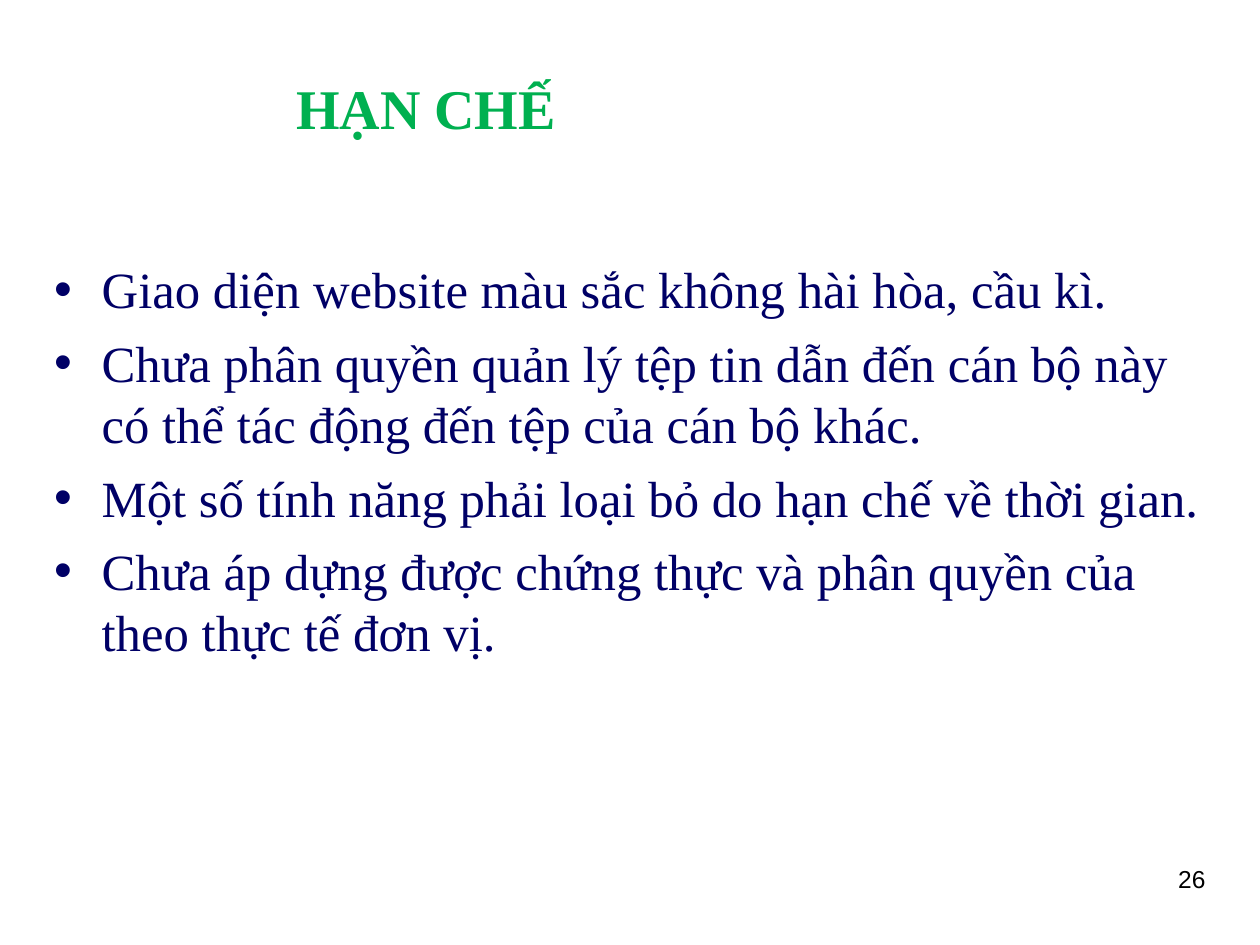
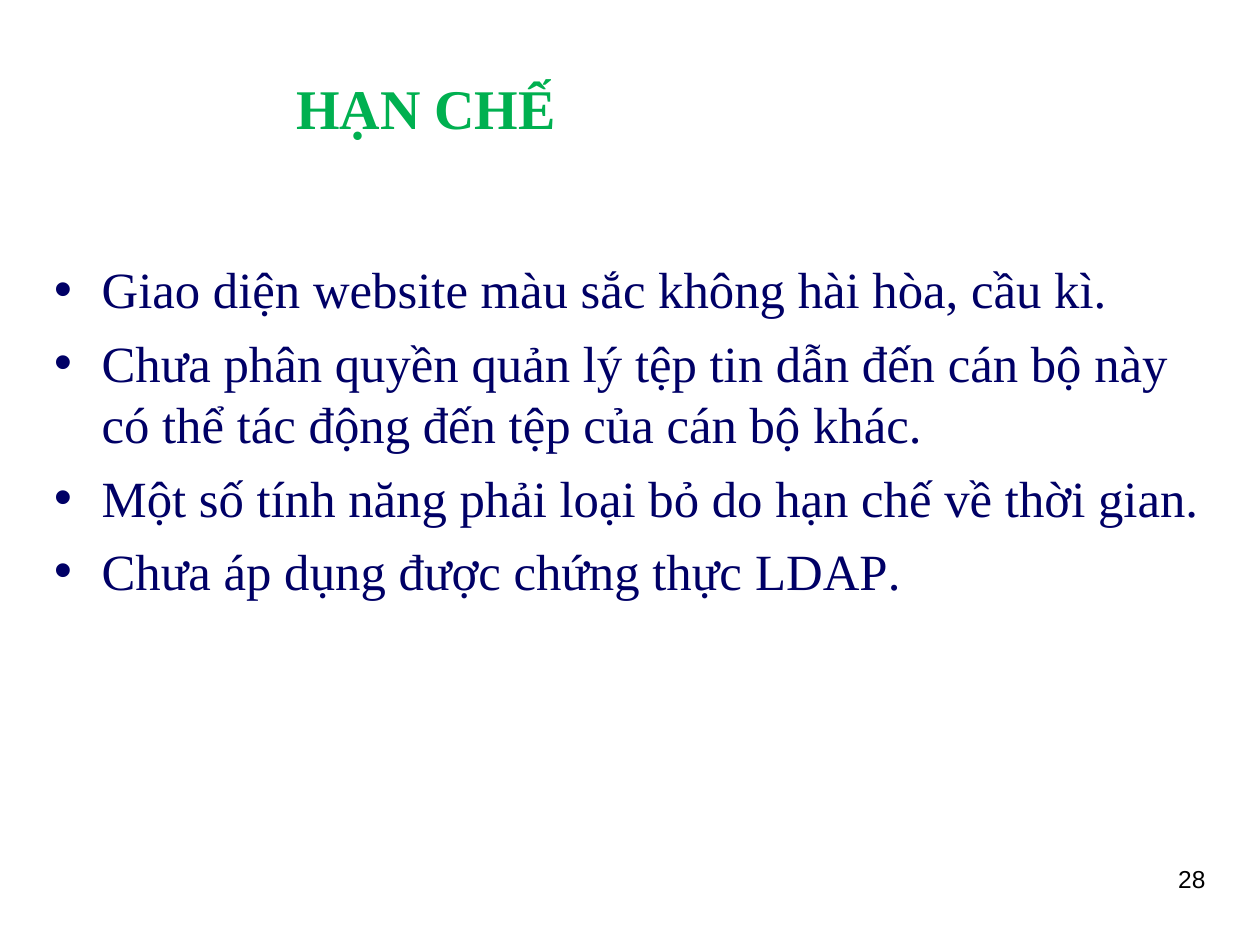
Before and after one commit to ngthuc/graduation-thesis, a slide deck: slide 28 of DOCUMENTS/documentations/Slide_HethongQuanlyProfileVienchucKhoaCNTT-TT_LeNguyenThucB1400731.ppt (slide 26 before the commit). Drawn at 1260x945 pixels with LibreOffice and Linux fonts; fonts in the diff are those of the drawing; background and template pictures are left out. Boxes give left, top, right and bottom in pixels: in the first picture for what was removed or moved away, otherwise in the second. Text is boxed around its words. In the diff, an @@ line names an element or a change of style, - is before the commit and + after.

```diff
--- a/DOCUMENTS/documentations/Slide_HethongQuanlyProfileVienchucKhoaCNTT-TT_LeNguyenThucB1400731.ppt
+++ b/DOCUMENTS/documentations/Slide_HethongQuanlyProfileVienchucKhoaCNTT-TT_LeNguyenThucB1400731.ppt
@@ text at bbox=[102, 554, 900, 600]: text changed @@
-• Chưa áp dựng được chứng thực và phân quyền của theo thực tế đơn vị.
+• Chưa áp dụng được chứng thực LDAP.
@@ page number at bbox=[1178, 871, 1205, 889]: text changed @@
-26
+28
```
Also in this commit, not shown: 10 other slides changed, 2 slides added.
